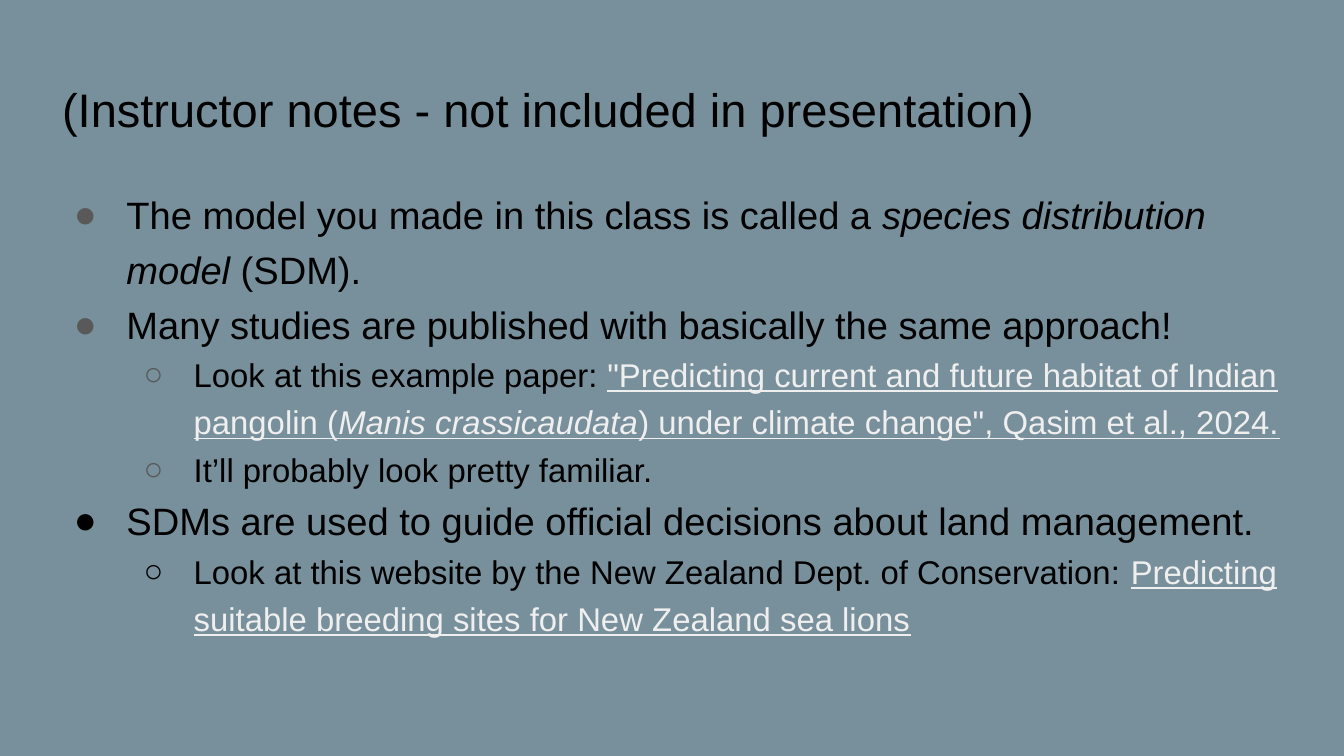
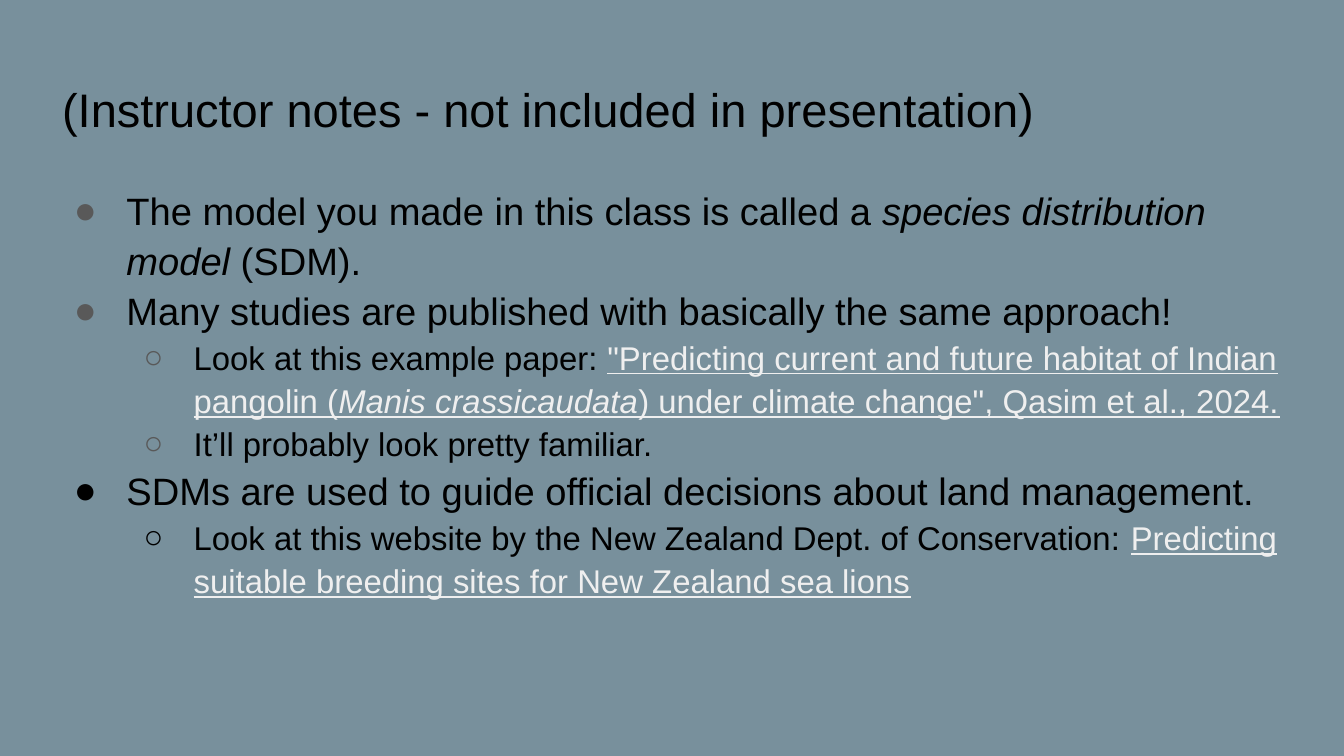
Before and after one commit to paleomammals/biodata_shortcourse, a slide deck: slide 2 of student presentation template.pptx. Drawn at 1344x756 pixels with LibreOffice and Linux fonts; fonts in the diff are those of the drawing. Boxes give left, top, right and bottom in pixels: in the first picture for what was removed or moved away, otherwise in the second. Text is boxed around its words. In the diff, an @@ line names an element or a change of style, - is before the commit and + after.

```diff
--- a/student presentation template.pptx
+++ b/student presentation template.pptx
@@ text "The model you made in ..." at (126,197,1278,600): line spacing 1.2 to 1.1 @@
```
Also in this commit, not shown: 4 other slides changed, 1 slide added, 50 other files.
